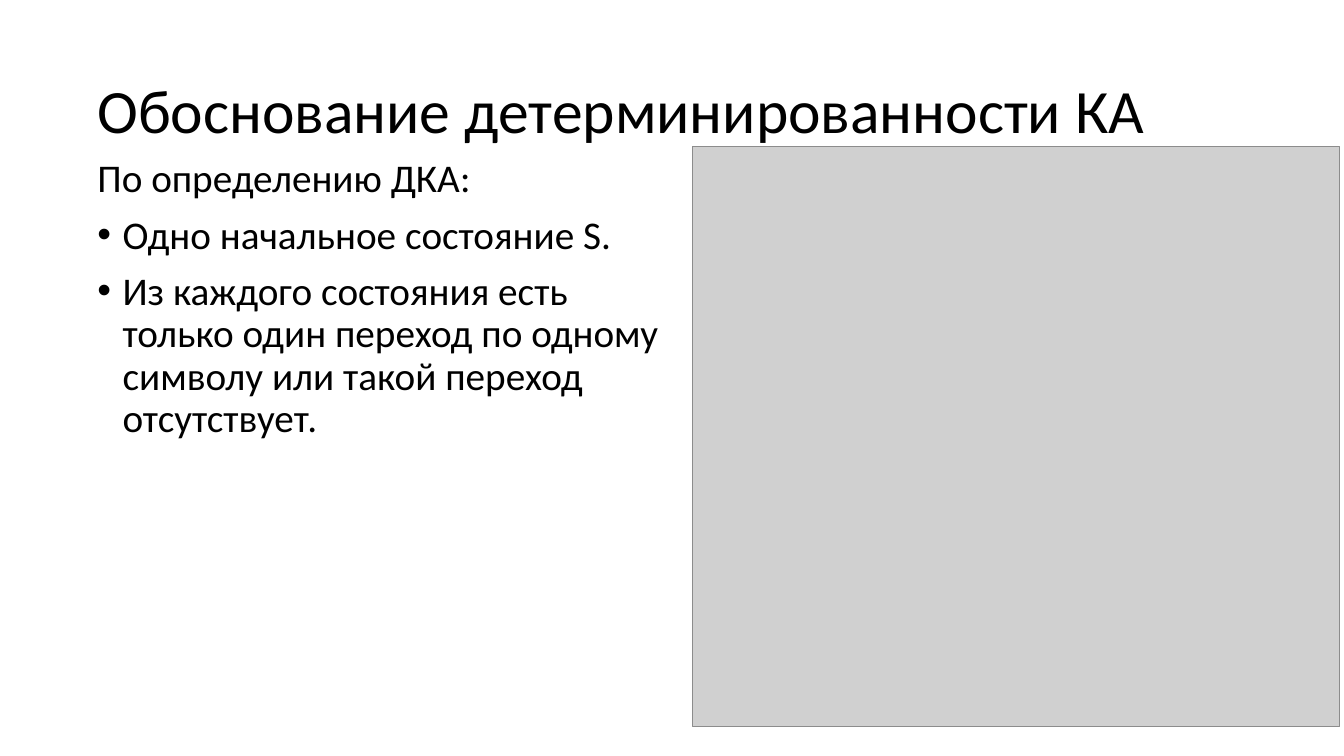
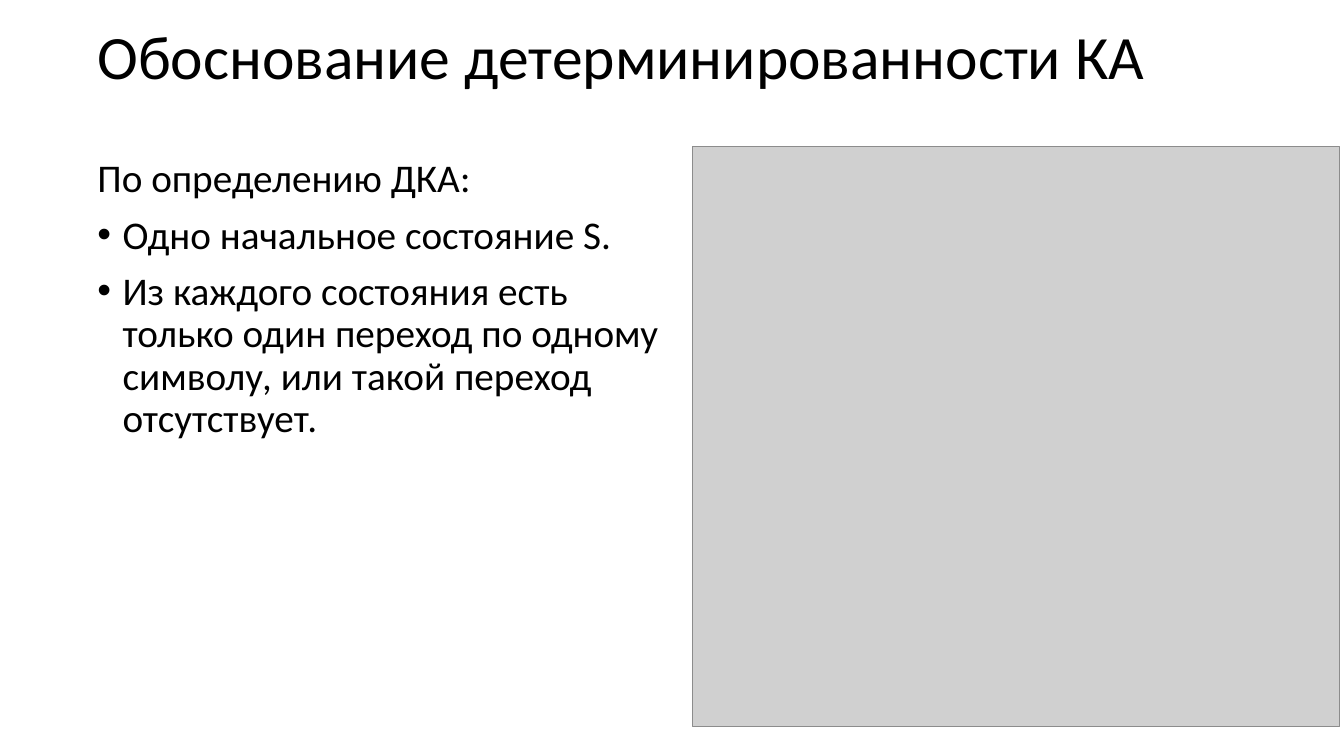
Before and after one commit to goddamnteam/korzun, a slide deck: slide 20 of task4.pptx. Drawn at 1344x756 pixels with LibreOffice and Linux fonts; fonts in the diff are those of the drawing; grey boxes stand for pictures. Boxes give left, top, right and bottom in pixels: in the first picture for what was removed or moved away, otherwise in the second. Text is boxed around its words. In the diff, an @@ line names an element or a change of style, - is before the commit and + after.

```diff
--- a/task4.pptx
+++ b/task4.pptx
@@ title "Обоснование детерминированности КА" rewrapped from (x1=97, y1=91, x2=1144, y2=148) to (x1=97, y1=37, x2=1144, y2=89) @@
@@ text at (x1=123, y1=280, x2=658, y2=439): text changed @@
-• Из каждого состояния есть только один переход по одному символу или такой переход отсутствует.
+• Из каждого состояния есть только один переход по одному символу, или такой переход отсутствует.
```
Also in this commit, not shown: 2 other slides changed, 1 slide added, 1 other file.
